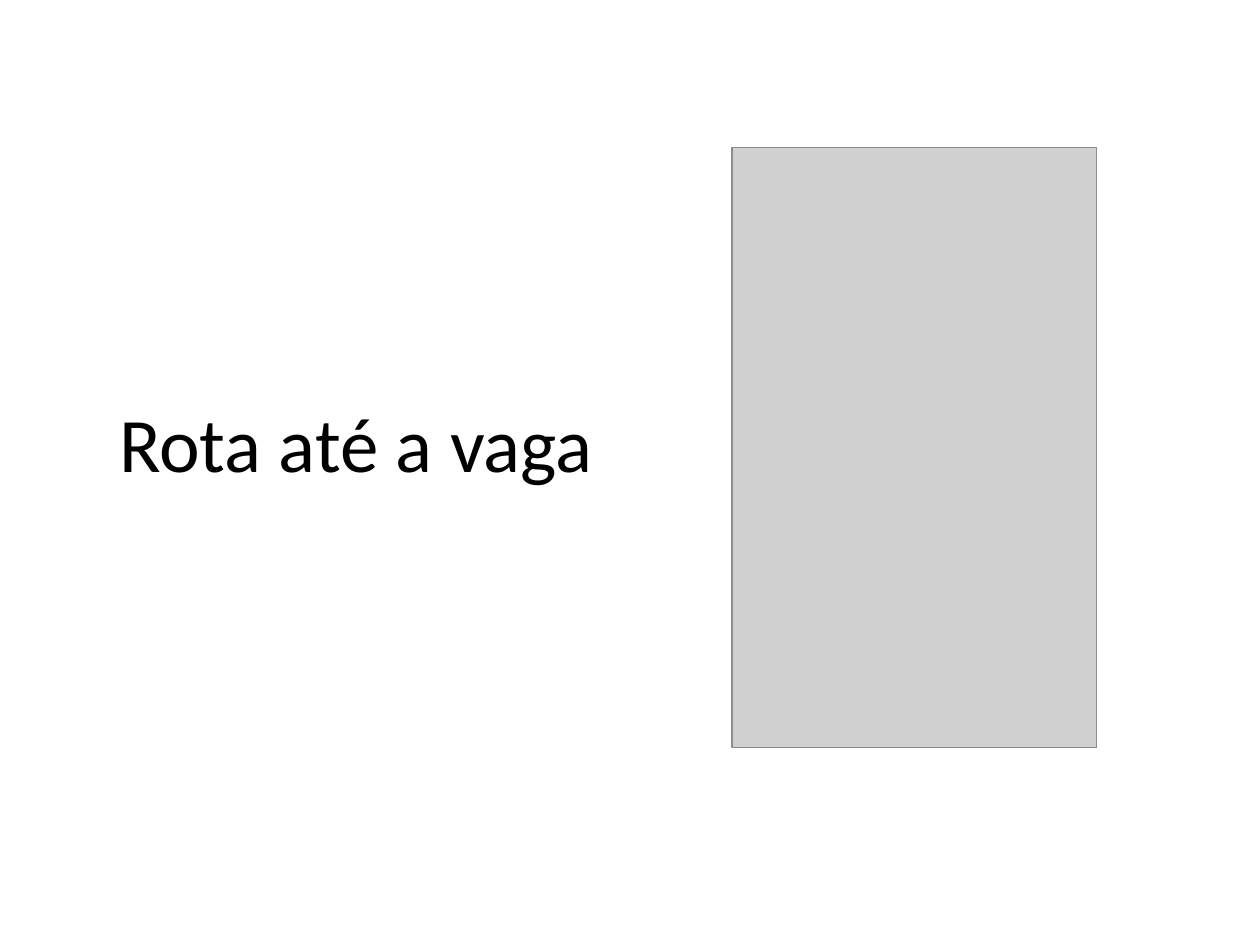
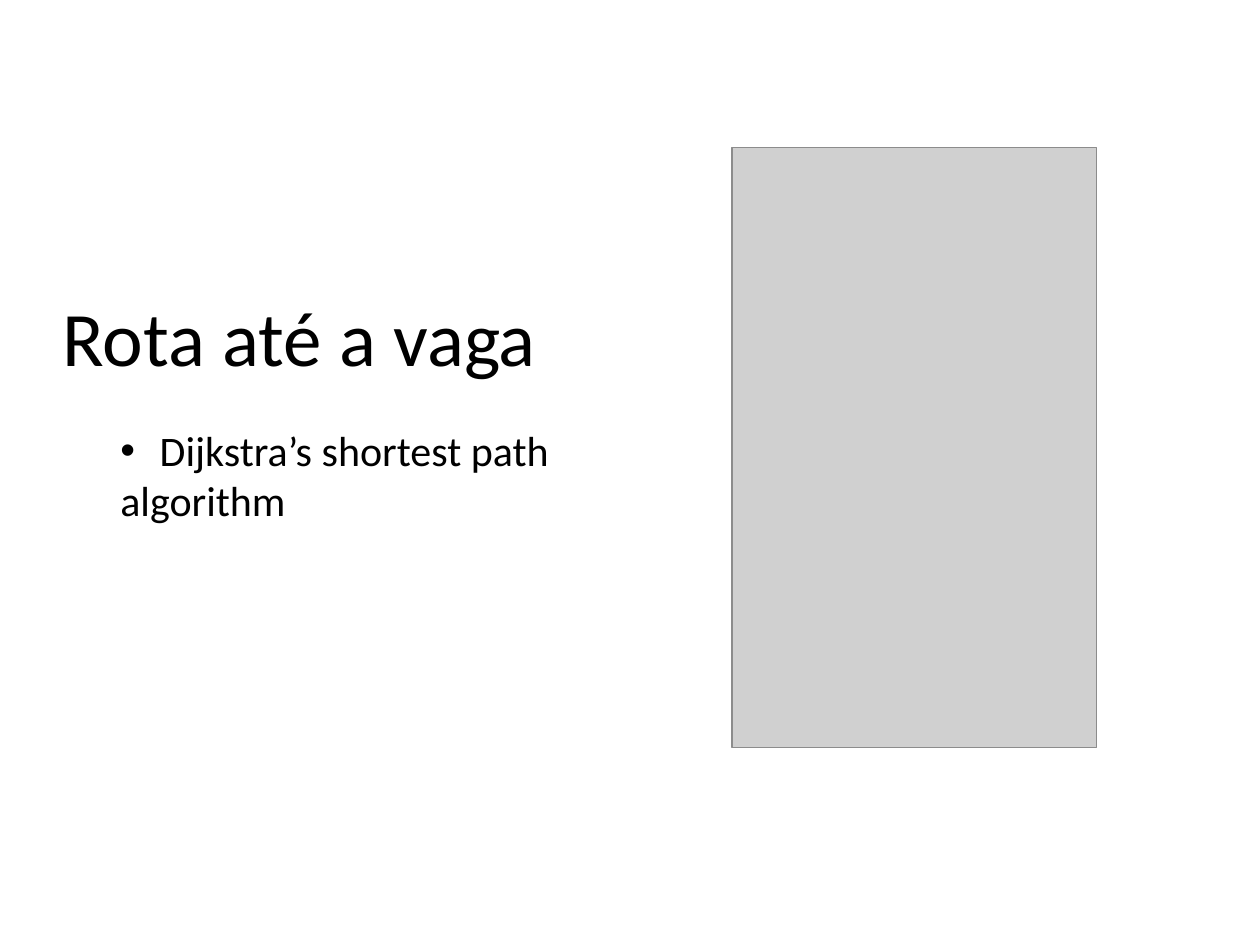
Before and after one commit to MortdecaiX/Oficina, a slide deck: slide 13 of Apresentação - Projeto 2.pptx. Drawn at 1260x945 pixels with LibreOffice and Linux fonts; fonts in the diff are those of the drawing; grey boxes stand for pictures; background and template pictures are left out. Boxes give left, top, right and bottom in pixels: in the first picture for what was removed or moved away, otherwise in the second. Text is boxed around its words. In the diff, an @@ line names an element or a change of style, - is before the commit and + after.

```diff
--- a/Apresentação - Projeto 2.pptx
+++ b/Apresentação - Projeto 2.pptx
@@ title "Rota até a vaga": place and size @@
-title "Rota até a vaga" at <box>119,419,592,486</box>
+title "Rota até a vaga" at <box>63,313,536,380</box>
@@ text added at <box>120,436,549,524</box>, 24 pt, text #000000 @@
+• Dijkstra’s shortest path
+algorithm
```
Also in this commit, not shown: 27 other files.
